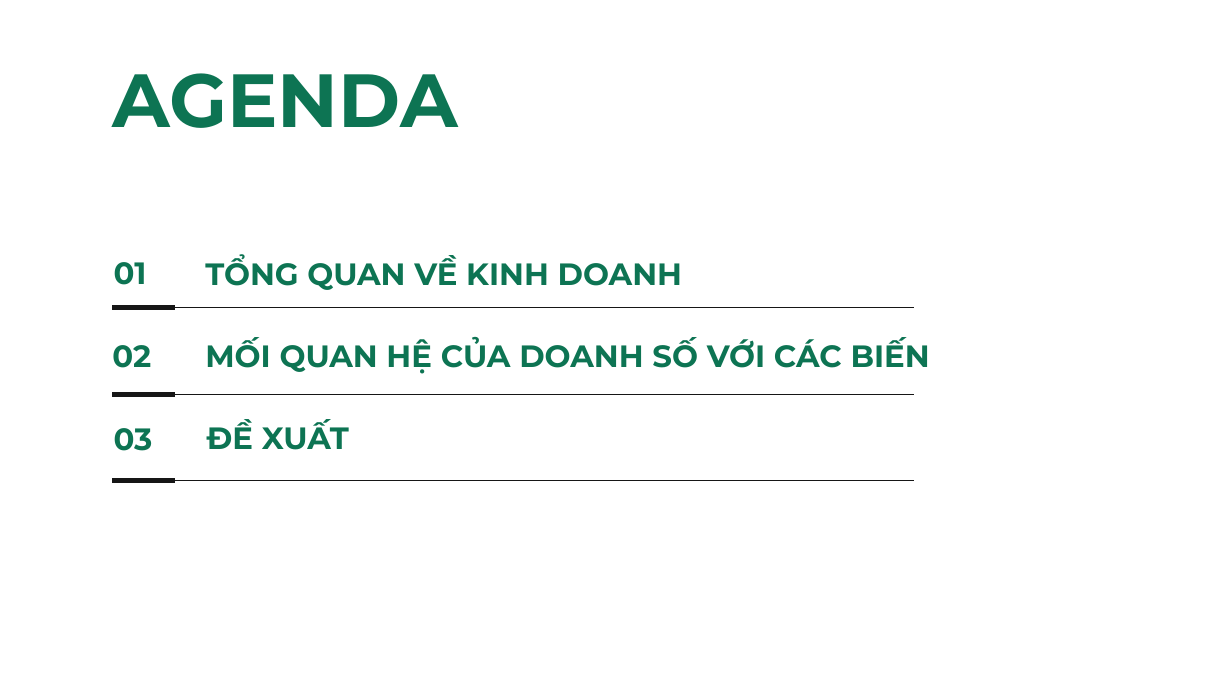
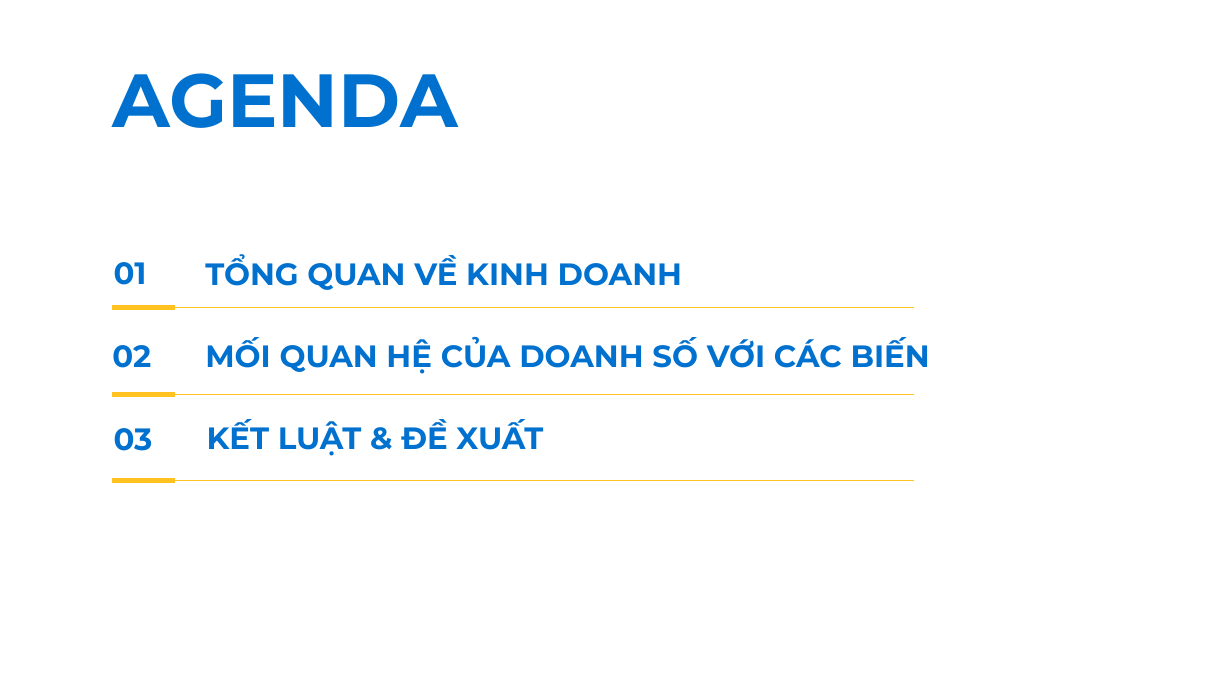
Before and after one commit to passat05/retail-data-analysis, a slide deck: slide 2 of ThoiTV_Retail_Data_Analysis.pptx. Drawn at 1232x693 pixels with LibreOffice and Linux fonts; fonts in the diff are those of the drawing. Boxes give left, top, right and bottom in pixels: in the first picture for what was removed or moved away, otherwise in the second. Text is boxed around its words. In the diff, an @@ line names an element or a change of style, - is before the commit and + after.

```diff
--- a/ThoiTV_Retail_Data_Analysis.pptx
+++ b/ThoiTV_Retail_Data_Analysis.pptx
@@ text colour #0D7453 to #0071CE in 6 elements at (114, 262, 147, 285), (205, 255, 682, 290), (112, 345, 151, 368), (205, 337, 930, 374), (114, 428, 153, 451), (112, 73, 457, 128) @@
@@ line (112, 308) - (175, 308): stroke #161616 3 pt to #FFC220 3 pt @@
@@ line (113, 308) - (914, 308): stroke #161616 0.5 pt to #FFC220 0.5 pt @@
@@ line (112, 394) - (175, 394): stroke #161616 3 pt to #FFC220 3 pt @@
@@ line (113, 394) - (914, 394): stroke #161616 0.5 pt to #FFC220 0.5 pt @@
@@ text at (207, 420, 543, 456): text changed; text colour #0D7453 to #0071CE @@
-ĐỀ XUẤT
+KẾT LUẬT & ĐỀ XUẤT
@@ line (112, 480) - (175, 480): stroke #161616 3 pt to #FFC220 3 pt @@
@@ line (113, 480) - (914, 480): stroke #161616 0.5 pt to #FFC220 0.5 pt @@
```
Also in this commit, not shown: 8 other slides changed.
